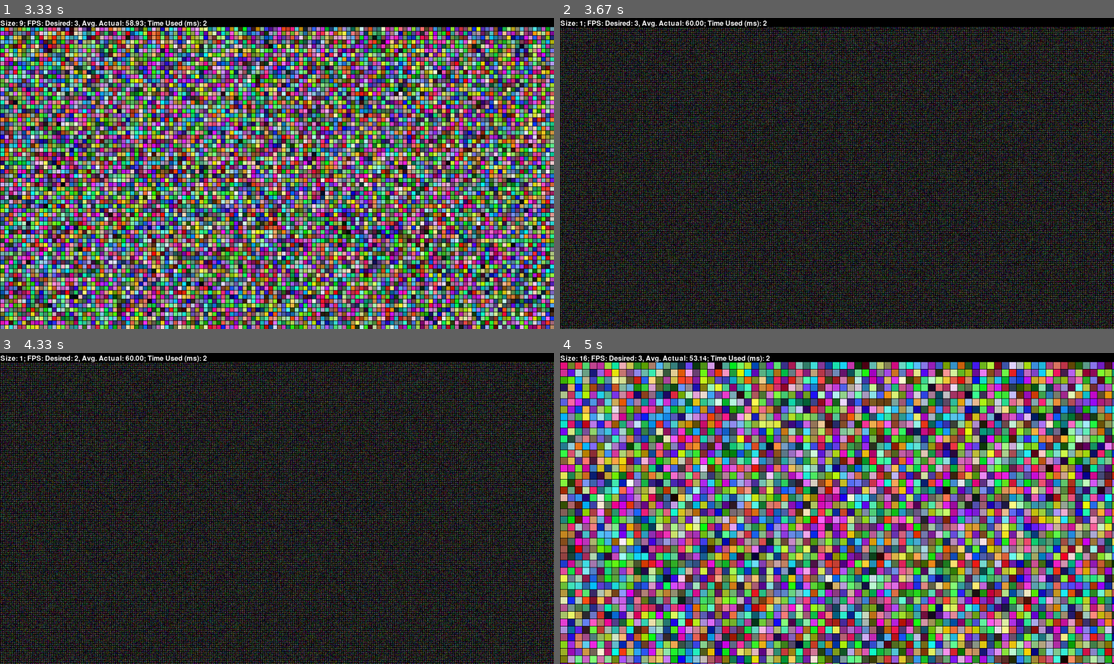
Above: before the commit, frames 1-4 (two rows, left to right).
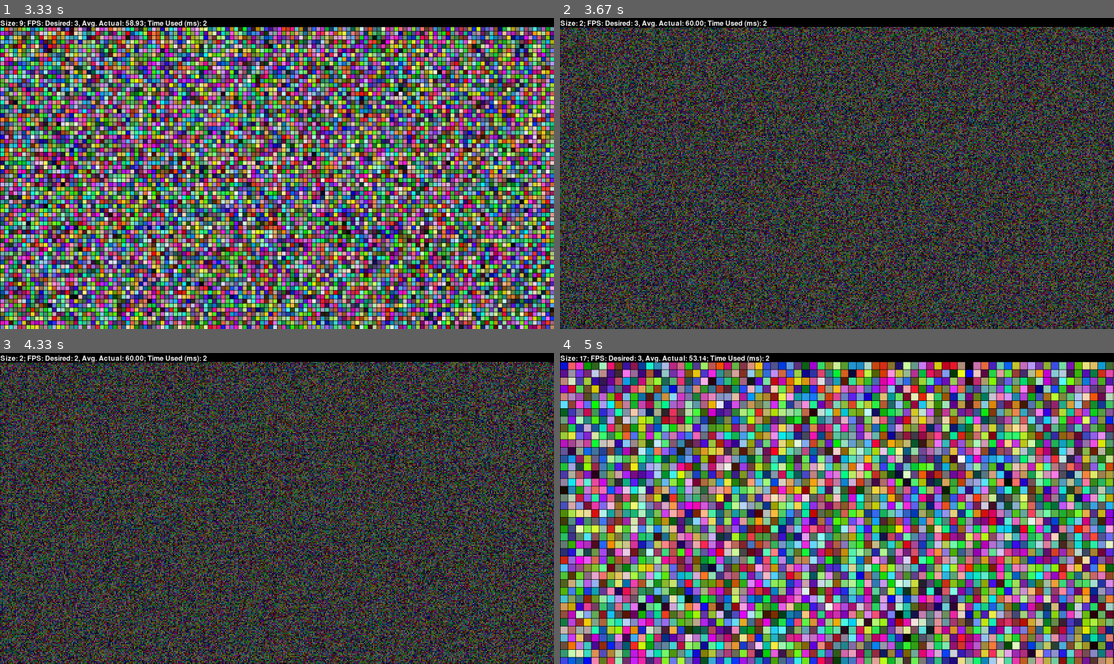
Above: after the commit, the same moments.

Repository: dcbriccetti/python-lessons
Game: pygame game, started from SimplePygame/random_color_grid.py
The game is run twice, just before and just after one commit, with the same random seed, the same clock (stepped at 60 frames per second) and the same inputs. The source is Python 2; it was converted automatically to run under Python 3.
Inputs:
- Up to frame 1 (3.33 s): hold Left 0.33-0.87 s; hold Down 0.9-1.32 s; hold Left 1.35-1.75 s; hold Right 2.18-2.82 s; hold Down from 2.85 s (still down)
- Up to frame 2 (3.67 s): release Down at 3.58 s; hold Left from 3.62 s (still down)
- Up to frame 3 (4.33 s): release Left at 4.08 s; hold Right from 4.12 s (still down)
- Up to frame 4 (5 s): release Right at 4.58 s; hold Up from 4.62 s (still down)

Frame 1 is identical in both runs. In frame 2, 82% of the frame differs, in the area x 0-100%, y 0-100%; in frame 3, 82%; in frame 4, 97%.

Commit message:
Set lower limit of square side to 2

Diff:
--- a/SimplePygame/random_color_grid.py
+++ b/SimplePygame/random_color_grid.py
@@ -50,8 +50,8 @@
         frame_rate -= 10 if shift else 1
     if frame_rate < 1:
         frame_rate = 1
-    if side_length < 1:
-        side_length = 1
+    if side_length < 2:
+        side_length = 2
     return changed
 
 while loop:
